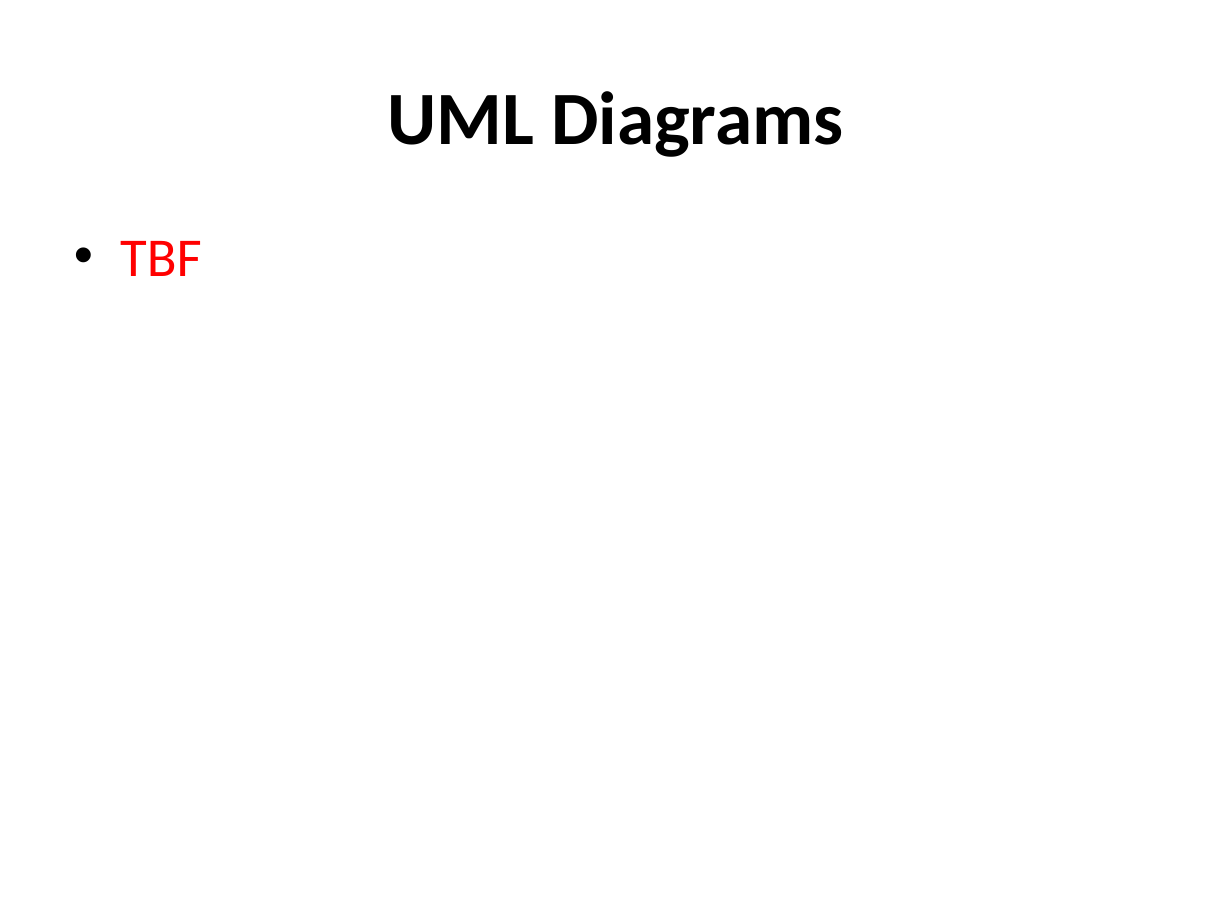
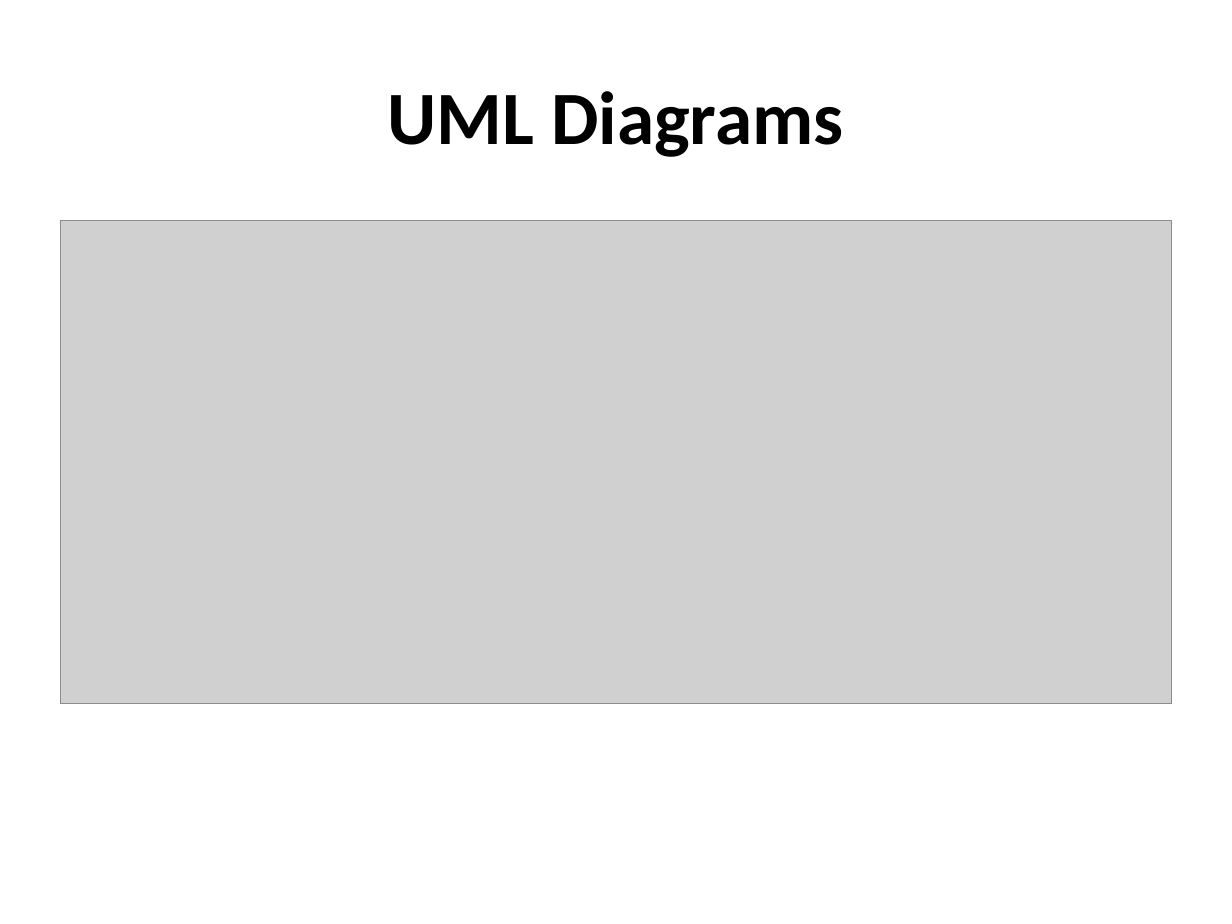
Before and after one commit to kochergan/travel-diary, a slide deck: slide 4 of presentation/travel-diary.odp. Drawn at 1232x924 pixels with LibreOffice and Linux fonts; fonts in the diff are those of the drawing; grey boxes stand for pictures. Boxes give left, top, right and bottom in pixels: in the first picture for what was removed or moved away, otherwise in the second. Text is boxed around its words. In the diff, an @@ line names an element or a change of style, - is before the commit and + after.

Commit message:
Added UML diagrams

```diff
--- a/presentation/travel-diary.odp
+++ b/presentation/travel-diary.odp
@@ picture added at (x1=60, y1=221, x2=1172, y2=703) @@
@@ text removed at (x1=120, y1=241, x2=202, y2=276) @@
-• TBF
```
Also in this commit, not shown: 1 slide added.
